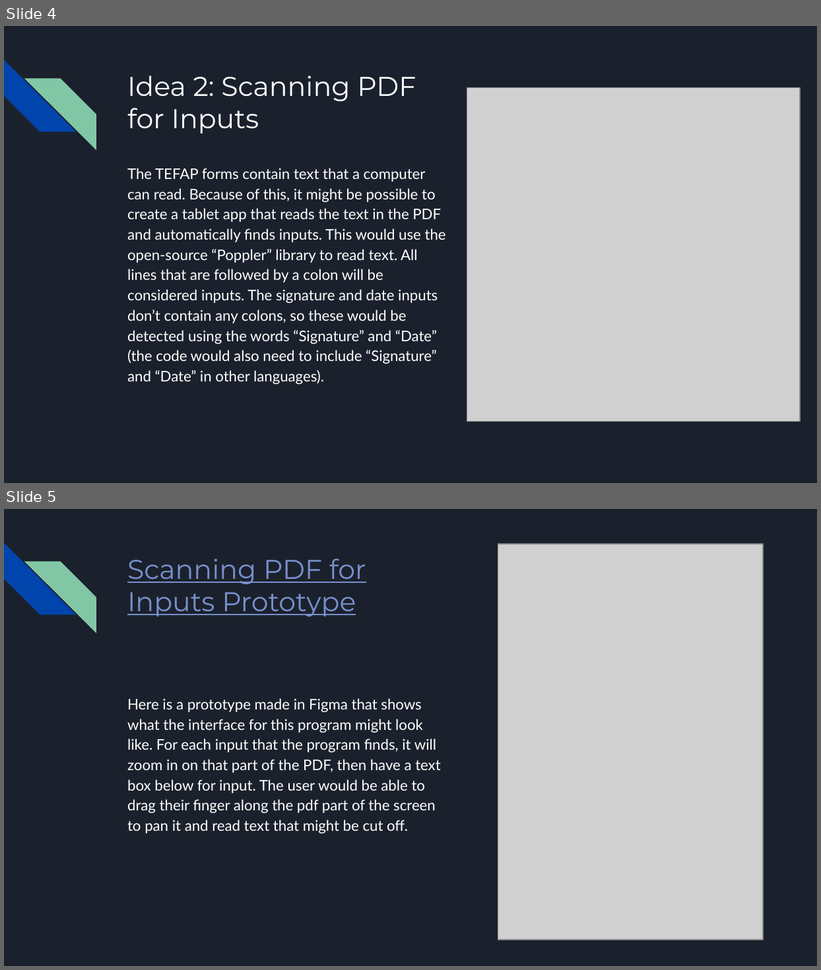
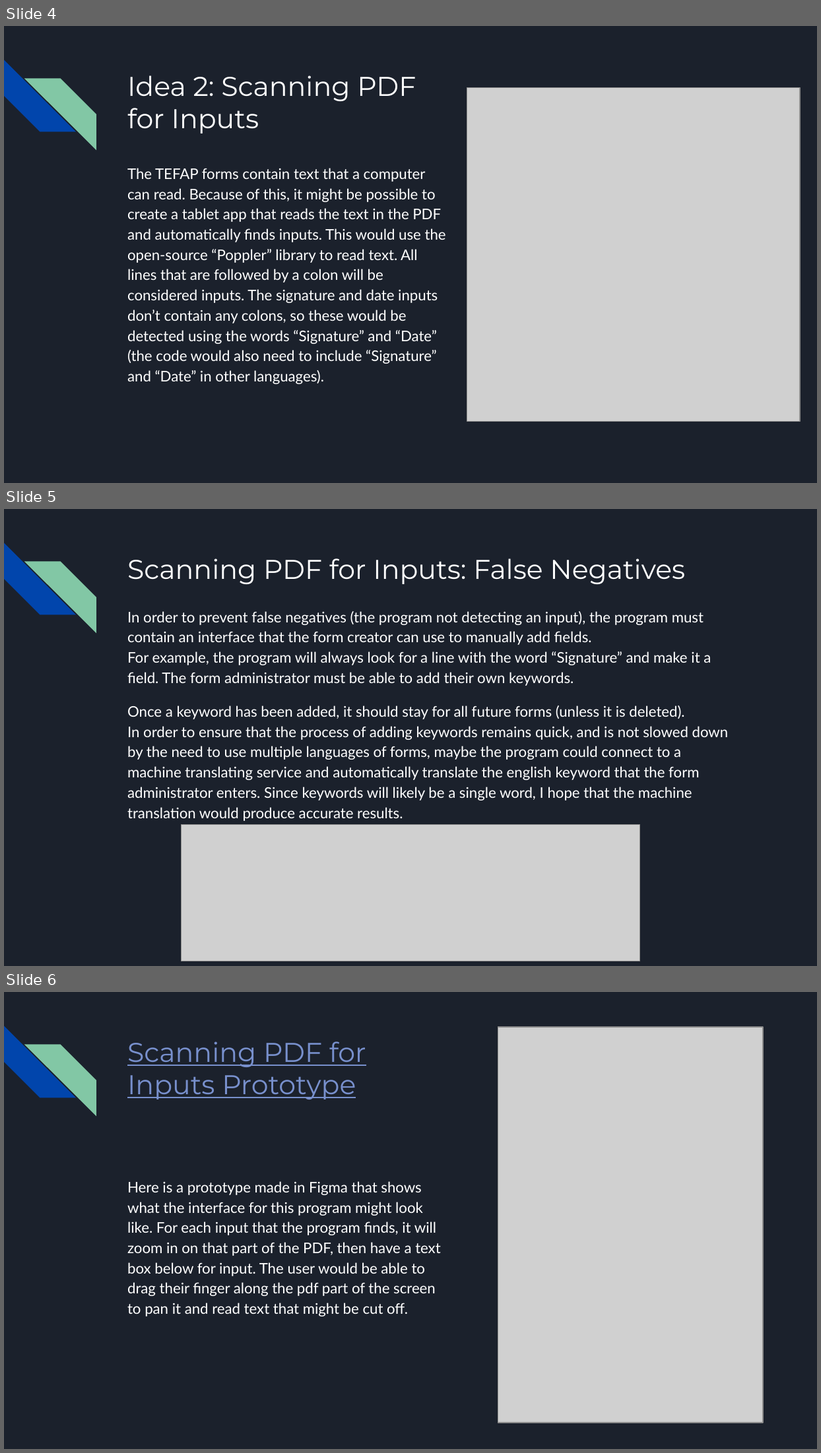
Before and after one commit to Thysbelon/Thysbelon.github.io, a slide deck: content/New-Media-Projects/Prototype/Week 13 Presentation.pptx. Shown one above the other, each under a label of ours: slides 4 and 5 before the commit, slides 4, 5 and 6 after it. The pictures are 821x970 and 821x1453 pixels, drawn with LibreOffice and Linux fonts; fonts in the diff are those of the drawing; grey boxes stand for pictures. Boxes give left, top, right and bottom in pixels: in the first picture for what was removed or moved away, otherwise in the second. Text is boxed around its words. In the diff, an @@ line names an element or a change of style, - is before the commit and + after.

```diff
--- a/content/New-Media-Projects/Prototype/Week 13 Presentation.pptx
+++ b/content/New-Media-Projects/Prototype/Week 13 Presentation.pptx
@@ slide 5 added at (x1=4, y1=509, x2=817, y2=966), background #1B212C; not listed: 2 template elements that a slide beside it also shows @@
@@ title added at (x1=127, y1=559, x2=685, y2=584), 24 pt, text #FFFFFF @@
+Scanning PDF for Inputs: False Negatives
@@ text added at (x1=127, y1=611, x2=729, y2=821), 13 pt, text #FFFFFF @@
+In order to prevent false negatives (the program not detecting an input), the program must contain an interface that the form creator can use to manually add fields.
+For example, the program will always look for a line with the word “Signature” and make it a field. The form administrator must be able to add their own keywords.
+Once a keyword has been added, it should stay for all future forms (unless it is deleted).
+In order to ensure that the process of adding keywords remains quick, and is not slowed down by the need to use multiple languages of forms, maybe the program could connect to a machine translating service and automatically translate the english keyword that the form administrator enters. Since keywords will likely be a single word, I hope that the machine translation would produce accurate results.
@@ picture added at (x1=182, y1=824, x2=640, y2=961) @@
@@ what was slide 5 is now slide 6 @@
```
Also in this commit, not shown: 1 slide changed, 2 other files.
